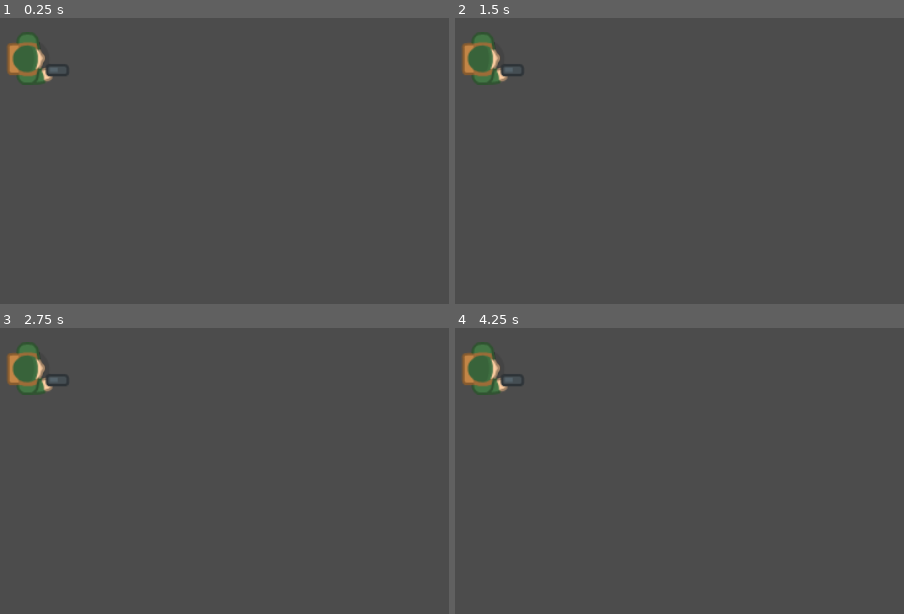
Above: before the commit, frames 1-4 (two rows, left to right).
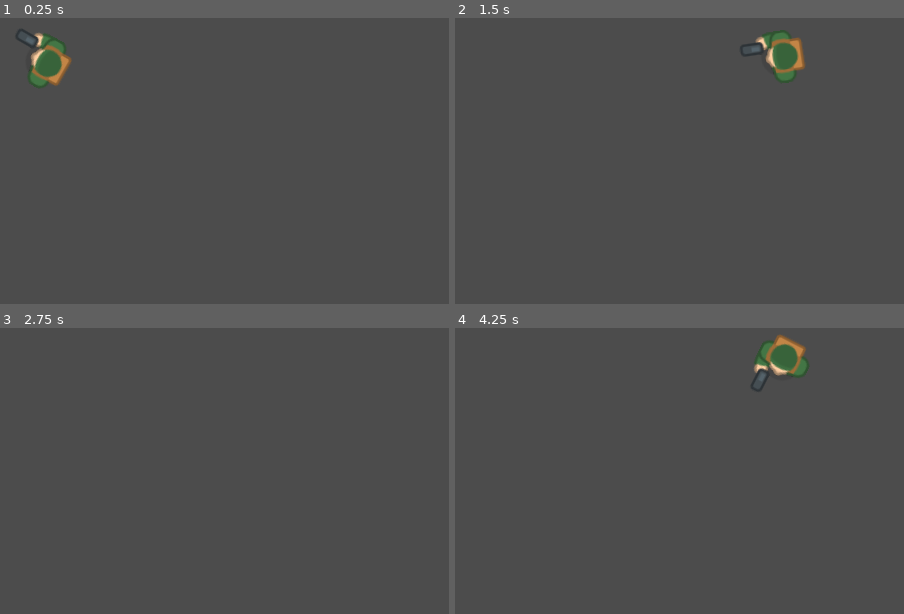
Above: after the commit, the same moments.

Repository: KidCoderT/ZombieShooterApocalypse
Game: Godot game, scene res://src/World/World.tscn
The game is run twice, just before and just after one commit, with the same random seed, the same clock (stepped at 60 frames per second) and the same inputs.
Inputs (mouse positions are in pixels of both pictures, inside the frame that each line leads up to):
- Up to frame 1 (0.25 s): no input
- Up to frame 2 (1.5 s): tap Enter at 0.5, 0.6 s; move the mouse to (679, 46) at 0.52 s; hold Right (Right, bound only after the commit) 0.53-1.25 s; click (679, 46) at 0.67 s; drag from (outside the picture) to (463, 163) at 1.27 s
- Up to frame 3 (2.75 s): tap Space at 2 s; move the mouse to (outside the picture) at 2.02 s; hold Right (Right, bound only after the commit) from 2.03 s (still down); tap Enter at 2.1 s; click (outside the picture) at 2.17 s
- Up to frame 4 (4.25 s): release Right (Right, bound only after the commit) at 2.75 s; tap Enter at 2.75, 3.6 s; drag from (463, 473) to (outside the picture) at 2.77 s; tap Space at 3.5 s; move the mouse to (742, 450) at 3.52 s; hold Left (Left, bound only after the commit) from 3.53 s (still down); click (742, 450) at 3.67 s

The runs differ from the first frame. In frame 1, 1.7% of the frame differs, in the area x 1-17%, y 3-25%; in frame 2, 2.0%, in the area x 1-78%, y 4-24%; in frame 3, 1.0%; in frame 4, 2.0%.

Commit message:
Added the basic player movement

Diff:
--- a/project.godot
+++ b/project.godot
@@ -33,6 +33,33 @@
 
 enabled=PoolStringArray( "github-integration", "terminal" )
 
+[input]
+
+Up={
+"deadzone": 0.5,
+"events": [ Object(InputEventKey,"resource_local_to_scene":false,"resource_name":"","device":0,"alt":false,"shift":false,"control":false,"meta":false,"command":false,"pressed":false,"scancode":16777232,"unicode":0,"echo":false,"script":null)
+, Object(InputEventKey,"resource_local_to_scene":false,"resource_name":"","device":0,"alt":false,"shift":false,"control":false,"meta":false,"command":false,"pressed":false,"scancode":87,"unicode":0,"echo":false,"script":null)
+ ]
+}
+Down={
+"deadzone": 0.5,
+"events": [ Object(InputEventKey,"resource_local_to_scene":false,"resource_name":"","device":0,"alt":false,"shift":false,"control":false,"meta":false,"command":false,"pressed":false,"scancode":16777234,"unicode":0,"echo":false,"script":null)
+, Object(InputEventKey,"resource_local_to_scene":false,"resource_name":"","device":0,"alt":false,"shift":false,"control":false,"meta":false,"command":false,"pressed":false,"scancode":83,"unicode":0,"echo":false,"script":null)
+ ]
+}
+Left={
+"deadzone": 0.5,
+"events": [ Object(InputEventKey,"resource_local_to_scene":false,"resource_name":"","device":0,"alt":false,"shift":false,"control":false,"meta":false,"command":false,"pressed":false,"scancode":16777231,"unicode":0,"echo":false,"script":null)
+, Object(InputEventKey,"resource_local_to_scene":false,"resource_name":"","device":0,"alt":false,"shift":false,"control":false,"meta":false,"command":false,"pressed":false,"scancode":65,"unicode":0,"echo":false,"script":null)
+ ]
+}
+Right={
+"deadzone": 0.5,
+"events": [ Object(InputEventKey,"resource_local_to_scene":false,"resource_name":"","device":0,"alt":false,"shift":false,"control":false,"meta":false,"command":false,"pressed":false,"scancode":16777233,"unicode":0,"echo":false,"script":null)
+, Object(InputEventKey,"resource_local_to_scene":false,"resource_name":"","device":0,"alt":false,"shift":false,"control":false,"meta":false,"command":false,"pressed":false,"scancode":68,"unicode":0,"echo":false,"script":null)
+ ]
+}
+
 [rendering]
 
 environment/default_environment="res://default_env.tres"
--- /dev/null
+++ b/src/Player/Player.gd
@@ -0,0 +1,19 @@
+extends KinematicBody2D
+
+export (int) var speed = 500
+
+func _process(delta):
+	var movement_direction := Vector2.ZERO
+
+	if Input.is_action_pressed("Up"):
+		movement_direction.y -= 1
+	if Input.is_action_pressed("Down"):
+		movement_direction.y += 1
+	if Input.is_action_pressed("Left"):
+		movement_direction.x -= 1
+	if Input.is_action_pressed("Right"):
+		movement_direction.x += 1
+
+	movement_direction = movement_direction.normalized()
+	look_at(get_global_mouse_position())
+	move_and_slide(movement_direction * speed)
--- a/src/Player/Player.tscn
+++ b/src/Player/Player.tscn
@@ -1,11 +1,13 @@
-[gd_scene load_steps=3 format=2]
+[gd_scene load_steps=4 format=2]
 
 [ext_resource path="res://assets/Soldier 1/soldier1_gun.png" type="Texture" id=1]
+[ext_resource path="res://src/Player/Player.gd" type="Script" id=2]
 
 [sub_resource type="RectangleShape2D" id=1]
 extents = Vector2( 24.8855, 33.6451 )
 
 [node name="Player" type="KinematicBody2D"]
+script = ExtResource( 2 )
 
 [node name="Sprite" type="Sprite" parent="."]
 position = Vector2( 0.222725, 0.222721 )
